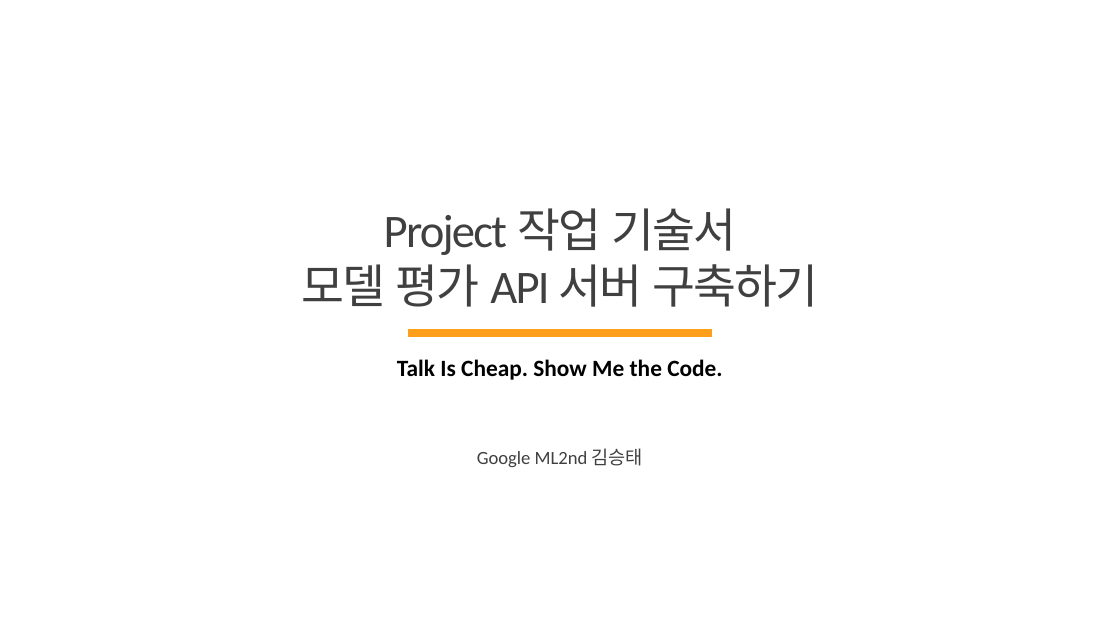
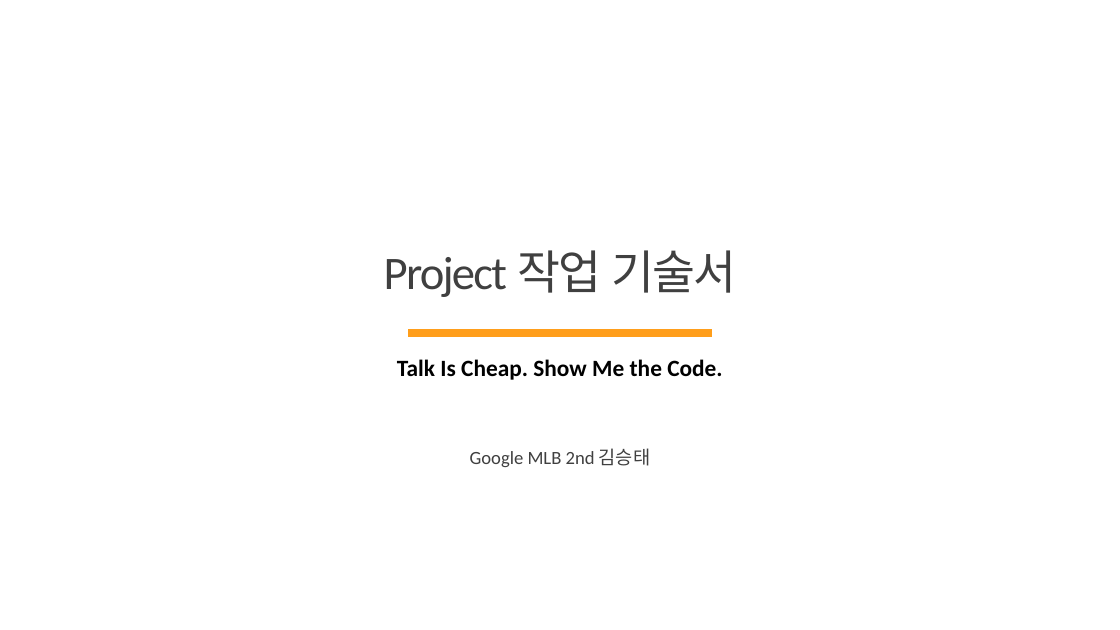
Before and after one commit to RyanKor/mlops-lifecycle-management, a slide deck: slide 1 of projects/mlops_study_project_description.pptx. Drawn at 1120x630 pixels with LibreOffice and Linux fonts; fonts in the diff are those of the drawing. Boxes give left, top, right and bottom in pixels: in the first picture for what was removed or moved away, otherwise in the second. Text is boxed around its words. In the diff, an @@ line names an element or a change of style, - is before the commit and + after.

```diff
--- a/projects/mlops_study_project_description.pptx
+++ b/projects/mlops_study_project_description.pptx
@@ text "Project 작업 기술서": place and size @@
-text "Project 작업 기술서" at bbox=[302, 208, 818, 307]
+text "Project 작업 기술서" at bbox=[384, 250, 736, 297]
@@ text at bbox=[302, 264, 818, 307]: paragraph removed @@
-모델 평가 API 서버 구축하기
@@ text at bbox=[470, 448, 650, 467]: text changed @@
-Google ML2nd 김승태
+Google MLB 2nd 김승태
```
Also in this commit, not shown: 2 slides added, 1 other file.
